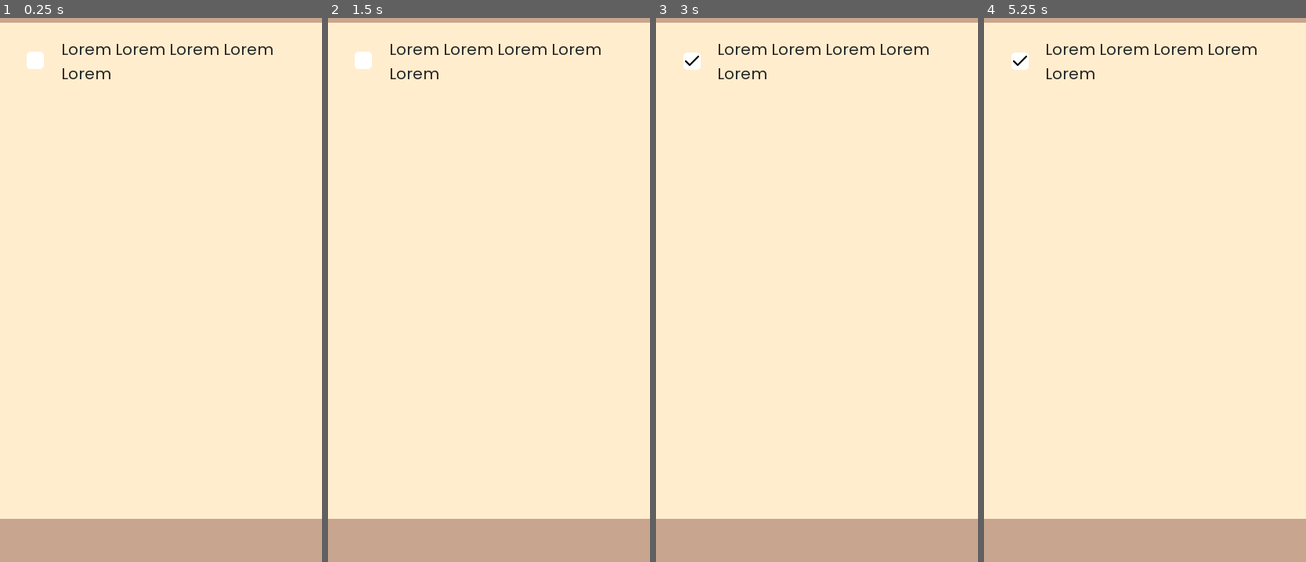
Above: before the commit, frames 1-4 (left to right).
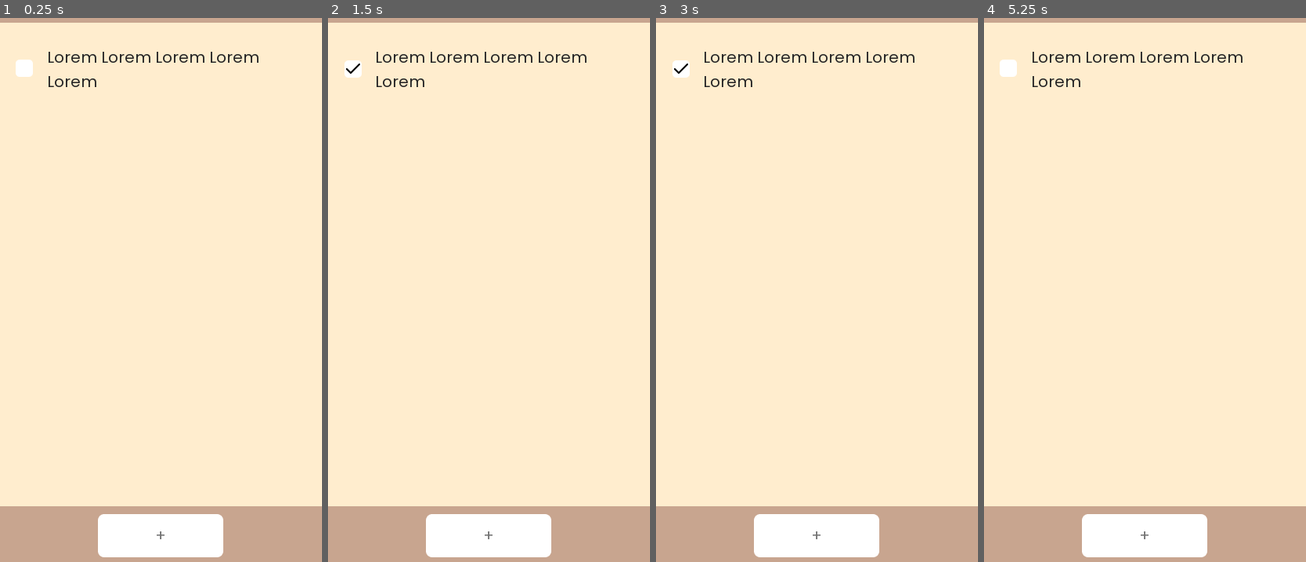
Above: after the commit, the same moments.

Repository: NintenDuck/Simple-To-Do-List
Game: Godot game, scene res://scenes/main.tscn
The game is run twice, just before and just after one commit, with the same random seed, the same clock (stepped at 60 frames per second) and the same inputs.
Inputs (mouse positions are in pixels of both pictures, inside the frame that each line leads up to):
- Up to frame 1 (0.25 s): no input
- Up to frame 2 (1.5 s): click (363, 61) at 0.52 s; click (353, 66) at 1.27 s
- Up to frame 3 (3 s): click (817, 534) at 2 s, where only the run after the commit has a clickable "+"; click (691, 61) at 2.77 s
- Up to frame 4 (5.25 s): click (1009, 66) at 3.52 s; click (1145, 534) at 4.25 s, where only the run after the commit has a clickable "+"; click (1019, 61) at 5.02 s

The runs differ from the first frame. In frame 1, 6.4% of the frame differs, in the area x 0-100%, y 4-100%; in frame 2, 6.4%; in frame 3, 6.4%; in frame 4, 6.4%.

Commit message:
add: button & button style, fix: centerTexture aspect error

Diff:
--- a/resources/themes/simple_theme.tres
+++ b/resources/themes/simple_theme.tres
@@ -1,8 +1,47 @@
-[gd_resource type="Theme" load_steps=5 format=2]
+[gd_resource type="Theme" load_steps=17 format=2]
 
 [ext_resource path="res://resources/fonts/Poppins-Regular.ttf" type="DynamicFontData" id=1]
 [ext_resource path="res://resources/images/UI/unchecked.png" type="Texture" id=2]
 [ext_resource path="res://resources/images/UI/checked.png" type="Texture" id=3]
+[ext_resource path="res://resources/images/UI/buttonNormal.png" type="Texture" id=4]
+[ext_resource path="res://resources/images/UI/buttonPressed.png" type="Texture" id=5]
+[ext_resource path="res://resources/images/UI/buttonHover.png" type="Texture" id=6]
+
+[sub_resource type="StyleBoxTexture" id=5]
+texture = ExtResource( 6 )
+region_rect = Rect2( 0, 0, 24, 24 )
+margin_left = 8.0
+margin_right = 8.0
+margin_top = 8.0
+margin_bottom = 8.0
+
+[sub_resource type="StyleBoxTexture" id=2]
+texture = ExtResource( 4 )
+region_rect = Rect2( 0, 0, 24, 24 )
+margin_left = 16.0
+margin_right = 16.0
+margin_top = 8.0
+margin_bottom = 8.0
+
+[sub_resource type="StyleBoxTexture" id=4]
+texture = ExtResource( 5 )
+region_rect = Rect2( 0, 0, 24, 24 )
+margin_left = 8.0
+margin_right = 8.0
+margin_top = 8.0
+margin_bottom = 8.0
+
+[sub_resource type="StyleBoxEmpty" id=7]
+
+[sub_resource type="StyleBoxEmpty" id=8]
+
+[sub_resource type="StyleBoxEmpty" id=6]
+
+[sub_resource type="StyleBoxEmpty" id=9]
+
+[sub_resource type="StyleBoxEmpty" id=3]
+
+[sub_resource type="StyleBoxEmpty" id=10]
 
 [sub_resource type="DynamicFont" id=1]
 size = 20
@@ -11,5 +50,29 @@
 
 [resource]
 default_font = SubResource( 1 )
+Button/styles/hover = SubResource( 5 )
+Button/styles/normal = SubResource( 2 )
+Button/styles/pressed = SubResource( 4 )
+CheckBox/colors/font_color = Color( 0.88, 0.88, 0.88, 1 )
+CheckBox/colors/font_color_disabled = Color( 0.9, 0.9, 0.9, 0.2 )
+CheckBox/colors/font_color_focus = Color( 0.94, 0.94, 0.94, 1 )
+CheckBox/colors/font_color_hover = Color( 0.94, 0.94, 0.94, 1 )
+CheckBox/colors/font_color_hover_pressed = Color( 1, 1, 1, 1 )
+CheckBox/colors/font_color_pressed = Color( 1, 1, 1, 1 )
+CheckBox/constants/check_vadjust = 0
+CheckBox/constants/hseparation = 4
+CheckBox/fonts/font = null
 CheckBox/icons/checked = ExtResource( 3 )
+CheckBox/icons/checked_disabled = null
+CheckBox/icons/radio_checked = null
+CheckBox/icons/radio_checked_disabled = null
+CheckBox/icons/radio_unchecked = null
+CheckBox/icons/radio_unchecked_disabled = null
 CheckBox/icons/unchecked = ExtResource( 2 )
+CheckBox/icons/unchecked_disabled = null
+CheckBox/styles/disabled = SubResource( 7 )
+CheckBox/styles/focus = SubResource( 8 )
+CheckBox/styles/hover = SubResource( 6 )
+CheckBox/styles/hover_pressed = SubResource( 9 )
+CheckBox/styles/normal = SubResource( 3 )
+CheckBox/styles/pressed = SubResource( 10 )
--- a/scenes/main.tscn
+++ b/scenes/main.tscn
@@ -11,19 +11,19 @@
 
 [node name="CenterContainer" type="ColorRect" parent="Control"]
 anchor_right = 1.0
-anchor_bottom = 0.996
+anchor_bottom = 0.897
 margin_top = 40.0
-margin_bottom = -56.076
+margin_bottom = 0.292969
 color = Color( 1, 0.933333, 0.811765, 1 )
 __meta__ = {
 "_edit_use_anchors_": true
 }
 
 [node name="DownBorder" type="ColorRect" parent="Control"]
-anchor_top = 1.0
+anchor_top = 0.897
 anchor_right = 1.0
 anchor_bottom = 1.0
-margin_top = -59.0
+margin_top = 0.292969
 color = Color( 0.788235, 0.65098, 0.564706, 1 )
 
 [node name="UpBorder" type="ColorRect" parent="Control"]
@@ -36,36 +36,32 @@
 }
 
 [node name="ContentMargin" type="MarginContainer" parent="Control"]
-anchor_top = 0.0547196
-anchor_right = 0.992701
-anchor_bottom = 0.919289
-margin_left = 30.0
-margin_top = 20.0
-margin_right = -30.0
-margin_bottom = -20.0
-__meta__ = {
-"_edit_use_anchors_": true
-}
+anchor_right = 1.0
+anchor_bottom = 1.0
+margin_left = 20.0
+margin_top = 70.0
+margin_right = -20.0
+margin_bottom = -110.0
 
 [node name="VBoxContainer" type="VBoxContainer" parent="Control/ContentMargin"]
-margin_right = 348.0
-margin_bottom = 592.0
+margin_right = 371.0
+margin_bottom = 551.0
 custom_constants/separation = 8
 
 [node name="TaskContainer" type="HBoxContainer" parent="Control/ContentMargin/VBoxContainer"]
-margin_right = 348.0
+margin_right = 371.0
 margin_bottom = 59.0
 custom_constants/separation = 16
 
-[node name="CheckBox" type="CheckBox" parent="Control/ContentMargin/VBoxContainer/TaskContainer"]
-margin_right = 32.0
+[node name="TaskCheckBox" type="CheckBox" parent="Control/ContentMargin/VBoxContainer/TaskContainer"]
+margin_right = 24.0
 margin_bottom = 59.0
 focus_mode = 0
 enabled_focus_mode = 0
 
 [node name="TaskLabel" type="Label" parent="Control/ContentMargin/VBoxContainer/TaskContainer"]
-margin_left = 48.0
-margin_right = 348.0
+margin_left = 40.0
+margin_right = 371.0
 margin_bottom = 59.0
 size_flags_horizontal = 7
 theme = ExtResource( 1 )
@@ -73,3 +69,27 @@
 text = "Lorem Lorem Lorem Lorem Lorem "
 valign = 1
 autowrap = true
+
+[node name="ButtonMarginContainer" type="MarginContainer" parent="Control"]
+anchor_top = 1.0
+anchor_right = 1.0
+anchor_bottom = 1.0
+margin_top = -75.0
+
+[node name="CenterContainer" type="CenterContainer" parent="Control/ButtonMarginContainer"]
+margin_right = 411.0
+margin_bottom = 75.0
+
+[node name="Button" type="Button" parent="Control/ButtonMarginContainer/CenterContainer"]
+margin_left = 125.0
+margin_top = 10.0
+margin_right = 285.0
+margin_bottom = 65.0
+rect_min_size = Vector2( 160, 55 )
+focus_mode = 0
+size_flags_vertical = 3
+custom_colors/font_color = Color( 0.454902, 0.454902, 0.454902, 1 )
+custom_colors/font_color_hover = Color( 0.454902, 0.454902, 0.454902, 1 )
+custom_colors/font_color_pressed = Color( 1, 1, 1, 1 )
+enabled_focus_mode = 0
+text = "+"
Binary file changed: resources/images/UI/buttonHover.png
Binary file changed: resources/images/UI/buttonNormal.png
Binary file changed: resources/images/UI/buttonPressed.png
Not shown, removed: resources/images/UI/checkNormal.png.import
Not shown, removed: resources/images/UI/checkNormalActive.png.import
